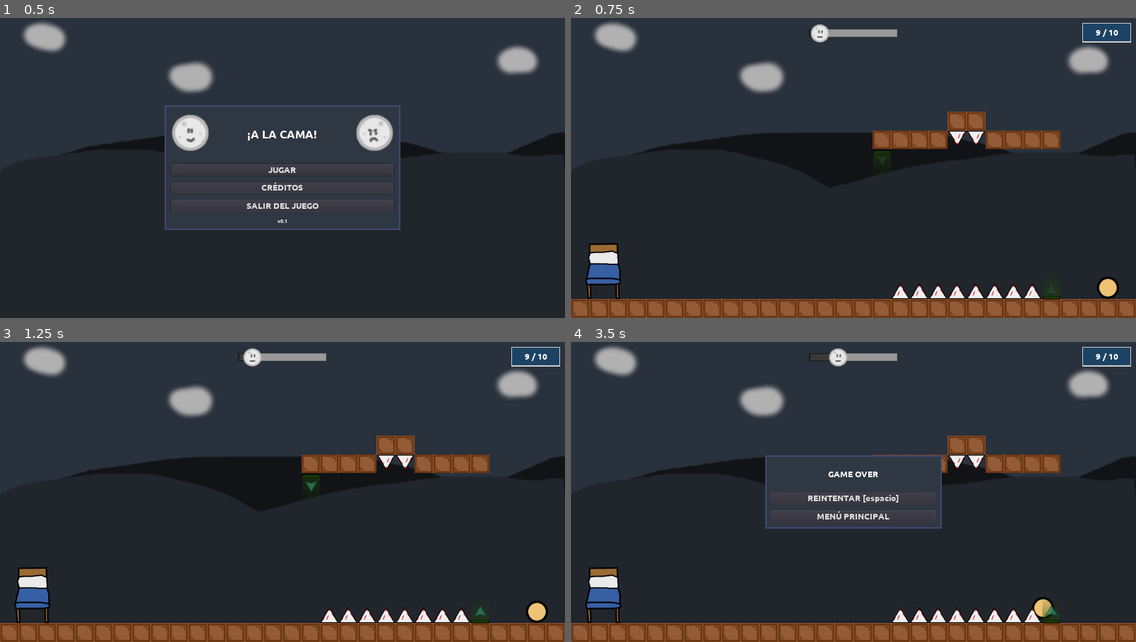
Above: before the commit, frames 1-4 (two rows, left to right).
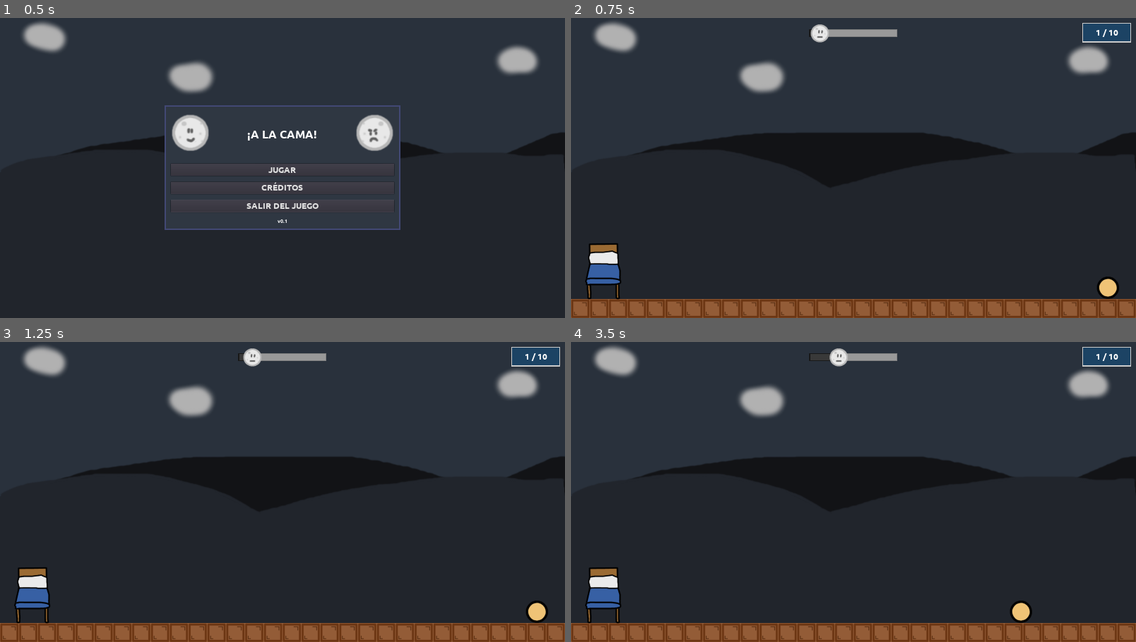
Above: after the commit, the same moments.

Repository: moisesjbc/a-la-cama
Game: Godot game, scene res://gui/menus/main_menu/main_menu.tscn
Same seed, same stepped clock (60 frames per second), same inputs: the game is played once before the commit and once after it.
Inputs:
- Up to frame 1 (0.5 s): no input
- Up to frame 2 (0.75 s): click "JUGAR" at 0.5 s
- Up to frame 3 (1.25 s): no input
- Up to frame 4 (3.5 s): tap Enter at 1.25 s; hold D (ui_right) 1.28-2.78 s; tap Space at 1.52, 2.27 s; hold A (ui_left) from 2.78 s (still down)

Frame 1 is identical in both runs. In frame 2, 3.0% of the frame differs, in the area x 53-94%, y 3-94%; in frame 3, 3.0%; in frame 4, 8.6%, in the area x 34-94%, y 2-94%.
Error before the commit: Attempt to call function 'instance' in base 'null instance' on a null instance. (res://gameplay/level_section/level_section.gd:21)

Commit message:
Make game start a level 0

Diff:
--- a/godot-project/gameplay/main/main.gd
+++ b/godot-project/gameplay/main/main.gd
@@ -43,7 +43,7 @@
 
 
 func restart_game():
-	start_level(8)
+	start_level(0)
 
 
 func restart_level():
